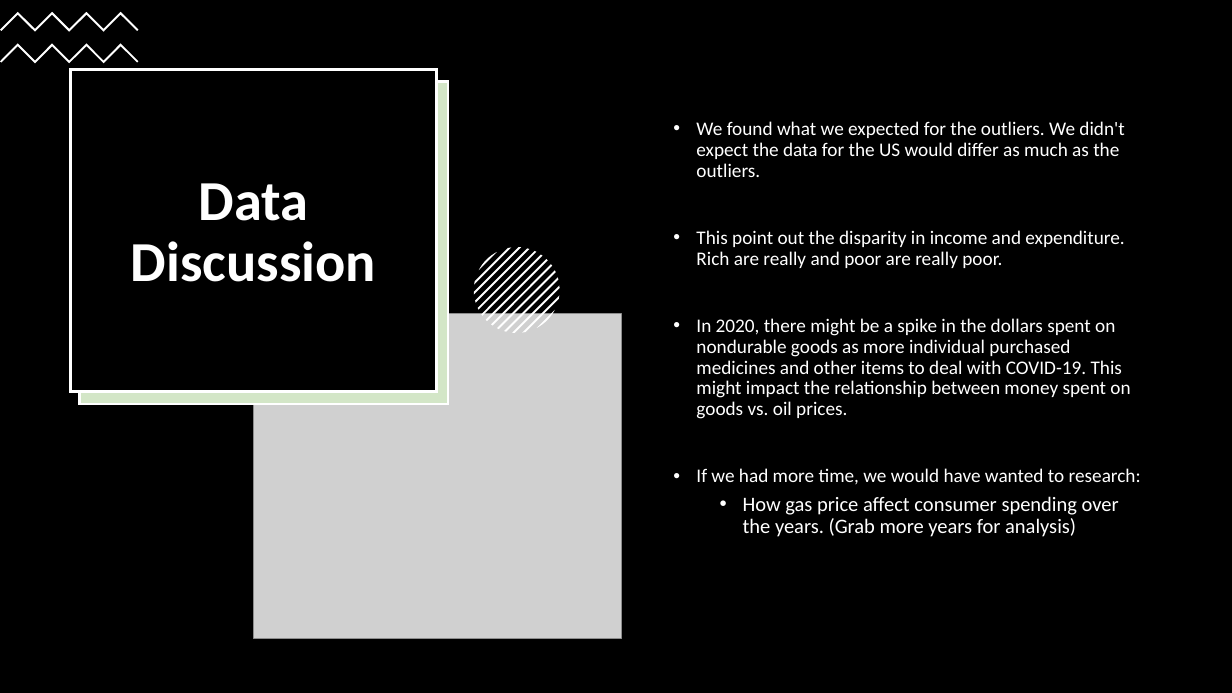
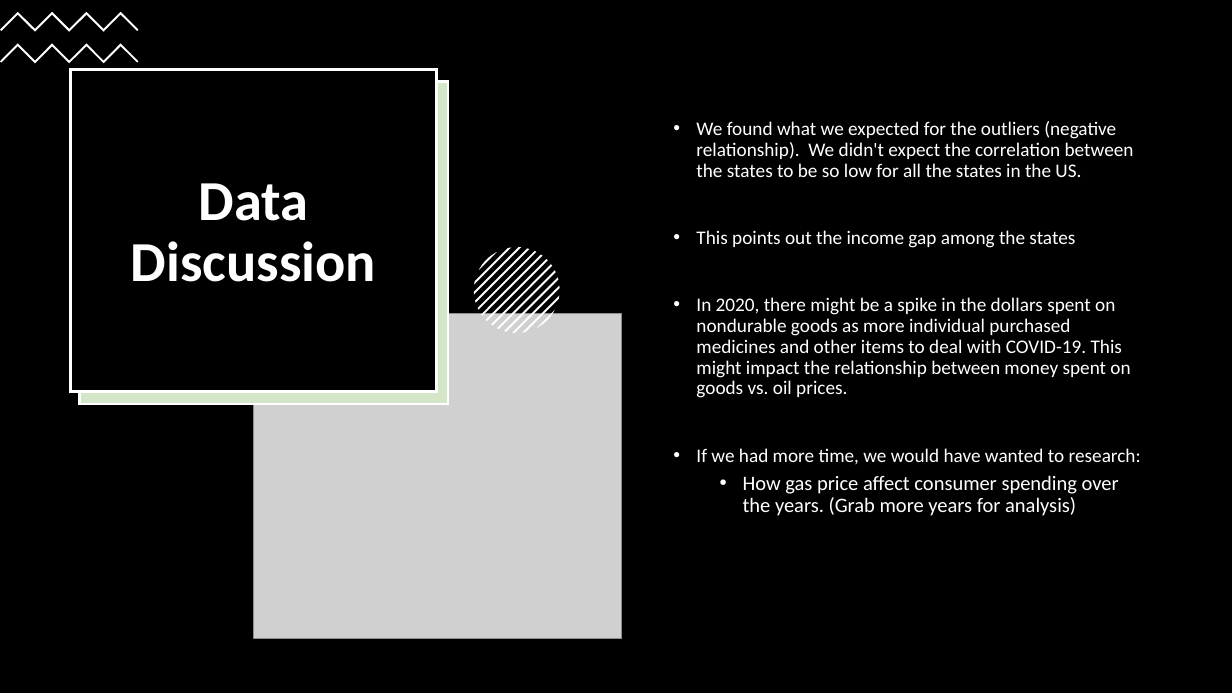
Before and after one commit to jrulloa/project-one, a slide deck: slide 15 of Is gasoline price a good indicator of Consumer Spending.pptx. Drawn at 1232x693 pixels with LibreOffice and Linux fonts; fonts in the diff are those of the drawing; grey boxes stand for pictures. Boxes give left, top, right and bottom in pixels: in the first picture for what was removed or moved away, otherwise in the second. Text is boxed around its words. In the diff, an @@ line names an element or a change of style, - is before the commit and + after.

Commit message:
Edited powerpoint

```diff
--- a/Is gasoline price a good indicator of Consumer Spending.pptx
+++ b/Is gasoline price a good indicator of Consumer Spending.pptx
@@ text at box(696, 121, 1134, 248): text changed @@
-• We found what we expected for the outliers. We didn't expect the data for the US would differ as much as the outliers.
-• This point out the disparity in income and expenditure. Rich are really and poor are really poor.
+• We found what we expected for the outliers (negative relationship). We didn't expect the correlation between the states to be so low for all the states in the US.
+• This points out the income gap among the states
```
Also in this commit, not shown: 5 other slides changed.
